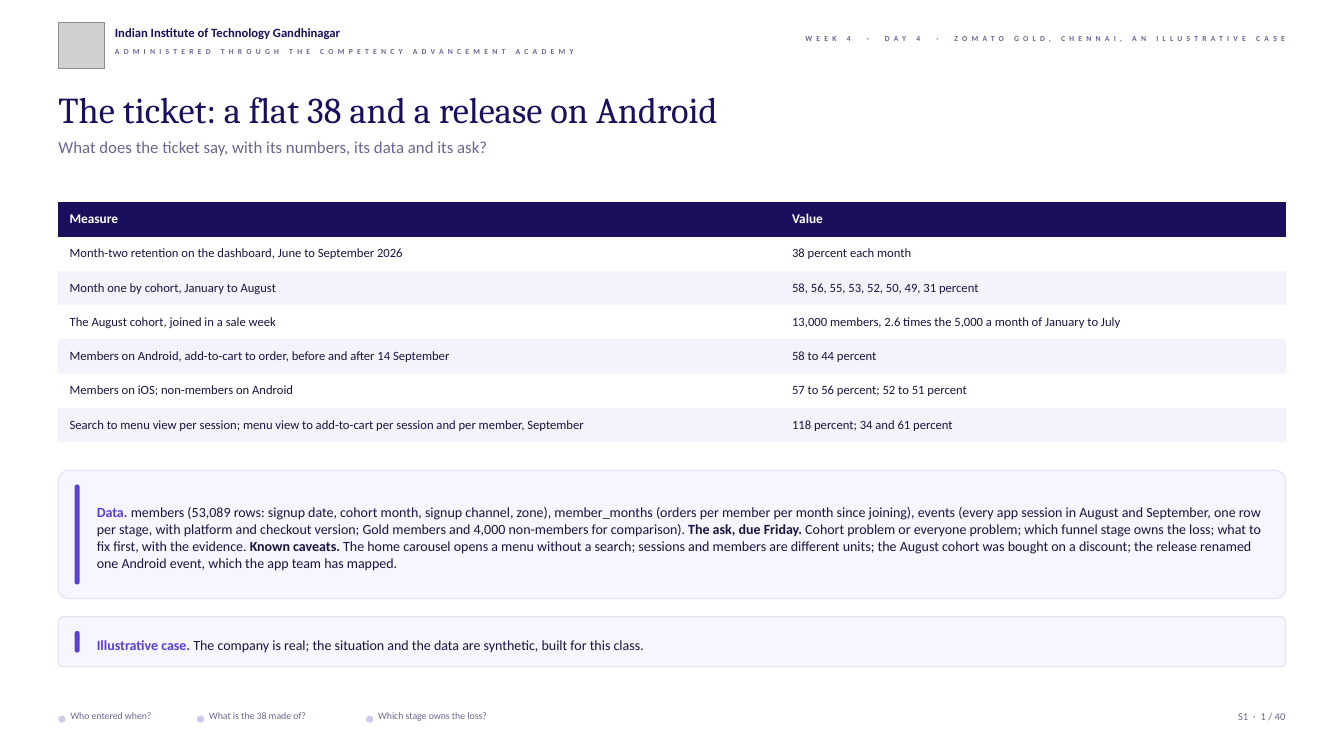
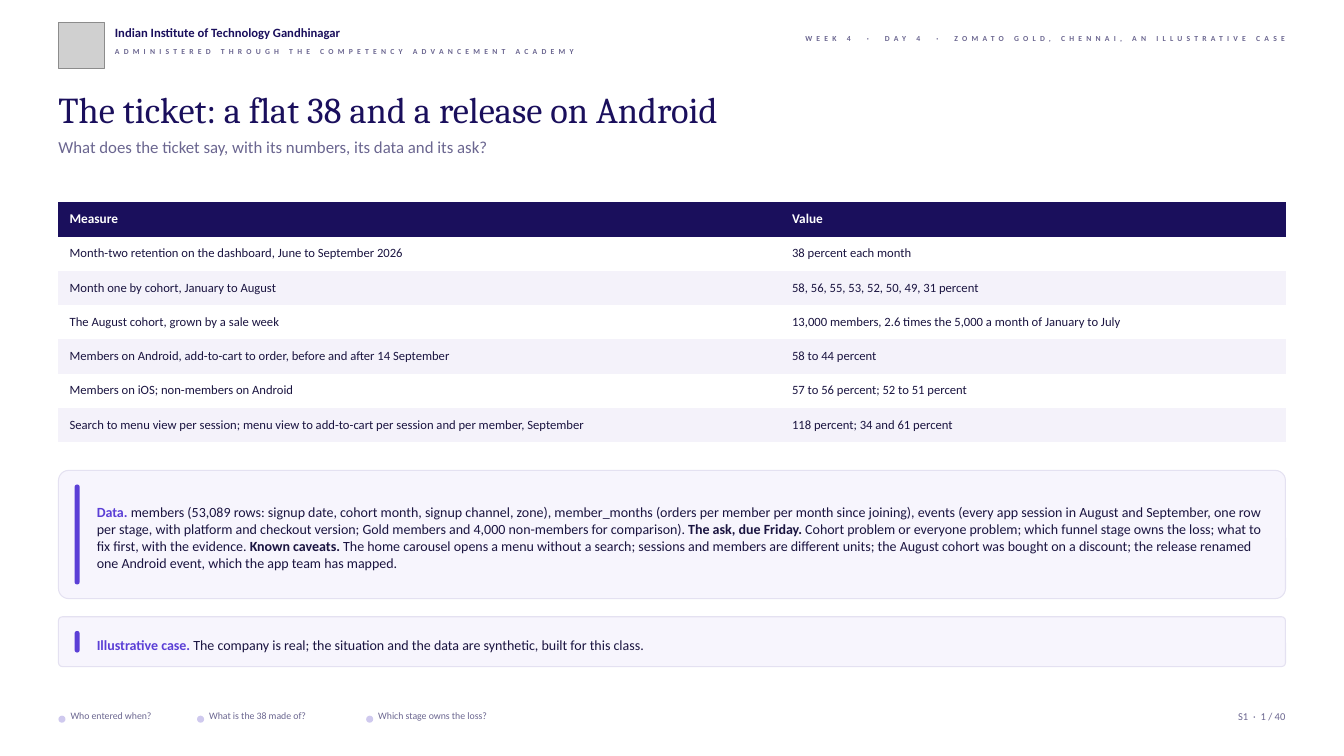
Before and after one commit to fde-academy-lab/c2-content-factory, a slide deck: slide 1 of content/W04/D4/slides/C2_W04_D04_half1_STUDENT.pptx. Drawn at 1344x756 pixels with LibreOffice and Linux fonts; fonts in the diff are those of the drawing; grey boxes stand for pictures; background and template pictures are left out. Boxes give left, top, right and bottom in pixels: in the first picture for what was removed or moved away, otherwise in the second. Text is boxed around its words. In the diff, an @@ line names an element or a change of style, - is before the commit and + after.

```diff
--- a/content/W04/D4/slides/C2_W04_D04_half1_STUDENT.pptx
+++ b/content/W04/D4/slides/C2_W04_D04_half1_STUDENT.pptx
@@ table at box(58, 203, 1287, 443) @@
-row 4, column 1: The August cohort, joined in a sale week
+row 4, column 1: The August cohort, grown by a sale week
```
Also in this commit, not shown: 6 other slides changed, 36 other files.
